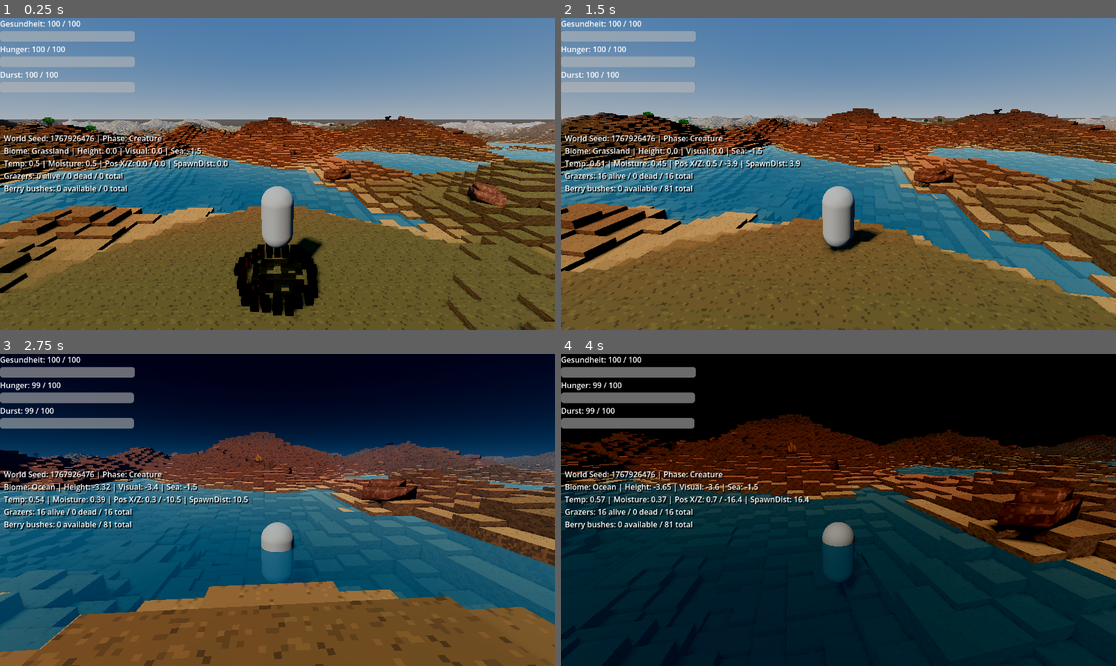
Above: before the commit, frames 1-4 (two rows, left to right).
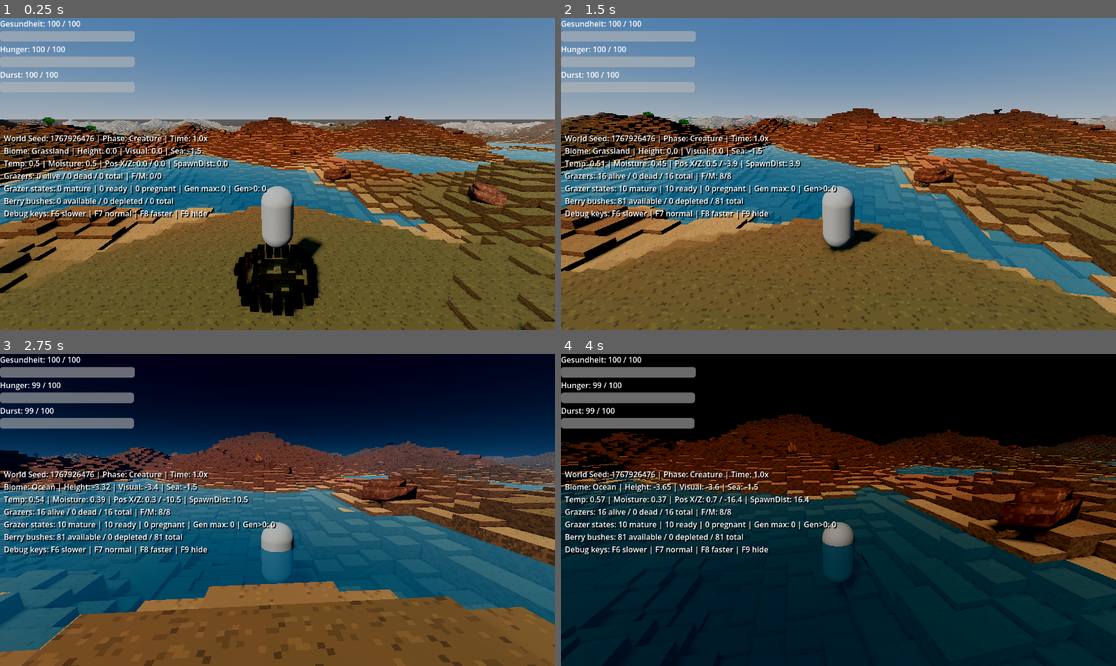
Above: after the commit, the same moments.

Repository: MajorDragonfly/voxelverse
Game: Godot game, scene res://main/main.tscn
Same seed, same stepped clock (60 frames per second), same inputs: the game is played once before the commit and once after it.
Inputs (mouse positions are in pixels of both pictures, inside the frame that each line leads up to):
- Up to frame 1 (0.25 s): no input
- Up to frame 2 (1.5 s): tap Enter at 0.5 s; move the mouse to (866, 174) at 0.52 s; hold W (move_forward) from 0.53 s (still down); click (866, 174) at 0.6 s; tap Space (jump) at 0.77 s; move the mouse to (810, 174) at 1.27 s; tap 1 at 1.35 s
- Up to frame 3 (2.75 s): keep holding W (move_forward); tap Space (jump) at 1.52 s; move the mouse to (288, 503) at 2.02 s; tap 2 at 2.1 s
- Up to frame 4 (4 s): keep holding W (move_forward); move the mouse to (832, 516) at 2.77 s; tap 3 at 2.85 s; click (832, 516) at 2.92 s; tap Space (jump) at 3.02, 3.77 s; move the mouse to (877, 513) at 3.52 s; tap 4 at 3.6 s

The runs differ from the first frame. In frame 1, 1.9% of the frame differs, in the area x 0-49%, y 37-65%; in frame 2, 2.0%; in frame 3, 2.0%, in the area x 0-50%, y 37-65%; in frame 4, 1.9%.

Commit message:
Add ecosystem observation and grazer balance test

Diff:
--- a/creatures/animals/grazer/grazer.tscn
+++ b/creatures/animals/grazer/grazer.tscn
@@ -5,19 +5,26 @@
 
 [node name="Grazer" type="CharacterBody3D" unique_id=1663504895]
 script = ExtResource("1_btf05")
-hungry_threshold_ratio = 0.9
-thirst_loss_per_second = 0.8
-maximum_initial_age_ratio = 0.9
-sexual_maturity_age_ratio = 0.05
-minimum_reproduction_hunger_ratio = 0.5
-minimum_reproduction_thirst_ratio = 0.5
-mate_search_radius = 40.0
+hungry_threshold_ratio = 0.75
+food_search_radius = 26.0
+food_search_interval = 0.5
+thirsty_threshold_ratio = 0.7
+thirst_loss_per_second = 0.65
+water_search_radius = 42.0
+water_search_interval = 0.5
+minimum_maximum_age_seconds = 240.0
+maximum_maximum_age_seconds = 420.0
+maximum_initial_age_ratio = 0.35
+sexual_maturity_age_ratio = 0.12
+minimum_reproduction_hunger_ratio = 0.45
+minimum_reproduction_thirst_ratio = 0.45
+mate_search_radius = 48.0
 mate_search_interval = 0.5
 mating_distance = 2.5
 mate_move_speed_multiplier = 2.0
-gestation_duration_seconds = 10.0
-reproduction_cooldown_seconds = 15.0
-maximum_grazer_population = 30
+gestation_duration_seconds = 8.0
+reproduction_cooldown_seconds = 18.0
+maximum_grazer_population = 45
 newborn_spawn_distance = 2.5
 
 [node name="BodyMesh" type="MeshInstance3D" parent="." unique_id=206946388]
--- a/creatures/player/player.gd
+++ b/creatures/player/player.gd
@@ -3,6 +3,15 @@
 const STARVATION_DAMAGE_INTERVAL: float = 1.0
 const DEHYDRATION_DAMAGE_INTERVAL: float = 1.0
 const DEVELOPMENT_DEBUG_UPDATE_INTERVAL: float = 0.25
+const SIMULATION_SPEEDS: Array[float] = [
+	0.25,
+	0.5,
+	1.0,
+	2.0,
+	4.0,
+	8.0,
+	16.0,
+]
 
 
 @export_category("Movement")
@@ -51,6 +60,9 @@
 
 @export_category("Development Debug")
 @export var show_development_debug_overlay: bool = true
+@export var enable_simulation_speed_controls: bool = true
+@export_range(0, 6, 1)
+var initial_simulation_speed_index: int = 2
 
 
 var current_health: float
@@ -63,6 +75,7 @@
 var _status_output_timer: float = 0.0
 var _development_debug_timer: float = 0.0
 var _development_debug_label: Label = null
+var _simulation_speed_index: int = 2
 
 
 @onready var camera_pivot: Node3D = $CameraPivot
@@ -108,6 +121,7 @@
 	Input.mouse_mode = Input.MOUSE_MODE_CAPTURED
 
 	_initialize_hud()
+	_initialize_simulation_speed()
 	_initialize_development_debug_overlay()
 	_update_hud()
 	_update_development_debug_overlay(0.0, true)
@@ -134,6 +148,9 @@
 
 
 func _unhandled_input(event: InputEvent) -> void:
+	if _handle_development_debug_key(event):
+		return
+
 	if event is InputEventMouseMotion:
 		if Input.mouse_mode == Input.MOUSE_MODE_CAPTURED:
 			camera_pivot.rotation.x -= (
@@ -424,14 +441,17 @@
 	var ecosystem_counts: Dictionary = _get_ecosystem_counts()
 
 	_development_debug_label.text = (
-		"World Seed: %s | Phase: %s\n"
+		"World Seed: %s | Phase: %s | Time: %sx\n"
 		+ "Biome: %s | Height: %s | Visual: %s | Sea: %s\n"
 		+ "Temp: %s | Moisture: %s | Pos X/Z: %s / %s | SpawnDist: %s\n"
-		+ "Grazers: %d alive / %d dead / %d total\n"
-		+ "Berry bushes: %d available / %d total"
+		+ "Grazers: %d alive / %d dead / %d total | F/M: %d/%d\n"
+		+ "Grazer states: %d mature | %d ready | %d pregnant | Gen max: %d | Gen>0: %d\n"
+		+ "Berry bushes: %d available / %d depleted / %d total\n"
+		+ "Debug keys: F6 slower | F7 normal | F8 faster | F9 hide"
 	) % [
 		_get_world_seed_text(),
 		_get_phase_text(),
+		_format_float(Engine.time_scale, 0.01),
 		biome_name,
 		_format_float(logical_height, 0.01),
 		_format_float(visual_height, 0.01),
@@ -444,7 +464,15 @@
 		ecosystem_counts.get("living_grazers", 0),
 		ecosystem_counts.get("dead_grazers", 0),
 		ecosystem_counts.get("total_grazers", 0),
+		ecosystem_counts.get("female_grazers", 0),
+		ecosystem_counts.get("male_grazers", 0),
+		ecosystem_counts.get("mature_grazers", 0),
+		ecosystem_counts.get("ready_grazers", 0),
+		ecosystem_counts.get("pregnant_grazers", 0),
+		ecosystem_counts.get("maximum_generation", 0),
+		ecosystem_counts.get("descendant_grazers", 0),
 		ecosystem_counts.get("available_berry_bushes", 0),
+		ecosystem_counts.get("depleted_berry_bushes", 0),
 		ecosystem_counts.get("total_berry_bushes", 0)
 	]
 
@@ -453,6 +481,13 @@
 	var living_grazers: int = 0
 	var dead_grazers: int = 0
 	var total_grazers: int = 0
+	var female_grazers: int = 0
+	var male_grazers: int = 0
+	var mature_grazers: int = 0
+	var ready_grazers: int = 0
+	var pregnant_grazers: int = 0
+	var maximum_generation: int = 0
+	var descendant_grazers: int = 0
 
 	for grazer in get_tree().get_nodes_in_group(&"grazer"):
 		if not is_instance_valid(grazer):
@@ -465,7 +500,49 @@
 		else:
 			living_grazers += 1
 
+		if grazer.has_method("get_biological_sex"):
+			var grazer_sex: int = int(
+				grazer.call("get_biological_sex")
+			)
+
+			if grazer_sex == 0:
+				female_grazers += 1
+			elif grazer_sex == 1:
+				male_grazers += 1
+
+		if (
+			grazer.has_method("is_sexually_mature")
+			and bool(grazer.call("is_sexually_mature"))
+		):
+			mature_grazers += 1
+
+		if (
+			grazer.has_method("is_reproduction_ready")
+			and bool(grazer.call("is_reproduction_ready"))
+		):
+			ready_grazers += 1
+
+		if (
+			grazer.has_method("is_pregnant")
+			and bool(grazer.call("is_pregnant"))
+		):
+			pregnant_grazers += 1
+
+		if grazer.has_method("get_genetic_generation"):
+			var generation: int = int(
+				grazer.call("get_genetic_generation")
+			)
+
+			maximum_generation = maxi(
+				maximum_generation,
+				generation
+			)
+
+			if generation > 0:
+				descendant_grazers += 1
+
 	var available_berry_bushes: int = 0
+	var depleted_berry_bushes: int = 0
 	var total_berry_bushes: int = 0
 
 	for berry_bush in get_tree().get_nodes_in_group(&"berry_bush"):
@@ -474,17 +551,39 @@
 
 		total_berry_bushes += 1
 
-		if berry_bush.has_method("has_available_food"):
-			if berry_bush.call("has_available_food"):
-				available_berry_bushes += 1
+		if _berry_bush_has_available_food(berry_bush):
+			available_berry_bushes += 1
+		else:
+			depleted_berry_bushes += 1
 
 	return {
 		"living_grazers": living_grazers,
 		"dead_grazers": dead_grazers,
 		"total_grazers": total_grazers,
+		"female_grazers": female_grazers,
+		"male_grazers": male_grazers,
+		"mature_grazers": mature_grazers,
+		"ready_grazers": ready_grazers,
+		"pregnant_grazers": pregnant_grazers,
+		"maximum_generation": maximum_generation,
+		"descendant_grazers": descendant_grazers,
 		"available_berry_bushes": available_berry_bushes,
+		"depleted_berry_bushes": depleted_berry_bushes,
 		"total_berry_bushes": total_berry_bushes,
 	}
+
+
+func _berry_bush_has_available_food(berry_bush: Node) -> bool:
+	if berry_bush.has_method("has_food_available"):
+		return bool(berry_bush.call("has_food_available"))
+
+	if berry_bush.has_method("has_available_food"):
+		return bool(berry_bush.call("has_available_food"))
+
+	if berry_bush.get("is_depleted") == true:
+		return false
+
+	return true
 
 
 func _get_world_seed_text() -> String:
@@ -503,6 +602,79 @@
 
 func _format_float(value: float, step: float) -> String:
 	return str(snappedf(value, step))
+
+
+func _initialize_simulation_speed() -> void:
+	_simulation_speed_index = clampi(
+		initial_simulation_speed_index,
+		0,
+		SIMULATION_SPEEDS.size() - 1
+	)
+	_apply_simulation_speed(false)
+
+
+func _handle_development_debug_key(event: InputEvent) -> bool:
+	if not enable_simulation_speed_controls:
+		return false
+
+	if not (event is InputEventKey):
+		return false
+
+	var key_event := event as InputEventKey
+
+	if not key_event.pressed or key_event.echo:
+		return false
+
+	match key_event.keycode:
+		KEY_F6:
+			_decrease_simulation_speed()
+			return true
+		KEY_F7:
+			_set_simulation_speed_index(2)
+			return true
+		KEY_F8:
+			_increase_simulation_speed()
+			return true
+		KEY_F9:
+			_toggle_development_debug_overlay()
+			return true
+		_:
+			return false
+
+
+func _increase_simulation_speed() -> void:
+	_set_simulation_speed_index(_simulation_speed_index + 1)
+
+
+func _decrease_simulation_speed() -> void:
+	_set_simulation_speed_index(_simulation_speed_index - 1)
+
+
+func _set_simulation_speed_index(new_index: int) -> void:
+	_simulation_speed_index = clampi(
+		new_index,
+		0,
+		SIMULATION_SPEEDS.size() - 1
+	)
+	_apply_simulation_speed(true)
+
+
+func _apply_simulation_speed(announce_change: bool) -> void:
+	Engine.time_scale = SIMULATION_SPEEDS[_simulation_speed_index]
+
+	if announce_change:
+		print("Simulation speed changed to: ", Engine.time_scale, "x")
+
+	_update_development_debug_overlay(0.0, true)
+
+
+func _toggle_development_debug_overlay() -> void:
+	show_development_debug_overlay = not show_development_debug_overlay
+
+	if _development_debug_label != null:
+		_development_debug_label.visible = show_development_debug_overlay
+
+	print("Development debug overlay visible: ", show_development_debug_overlay)
 
 
 func _update_status_output(delta: float) -> void:
